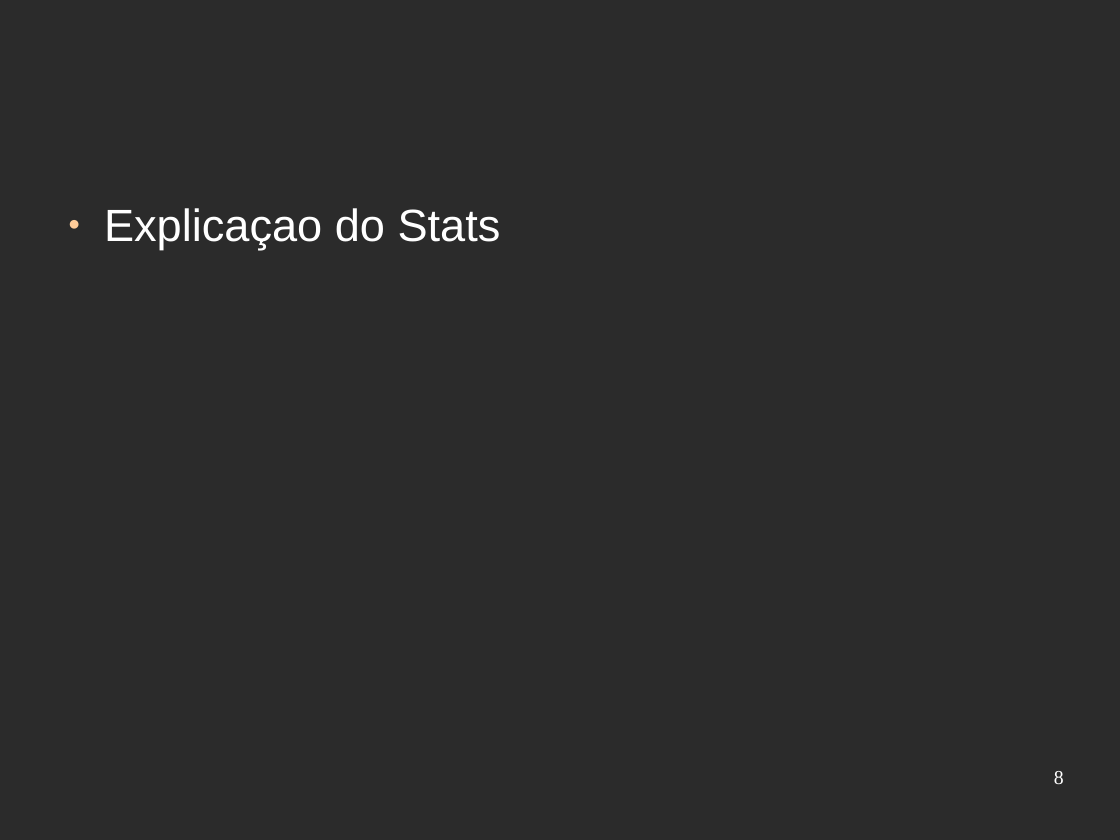
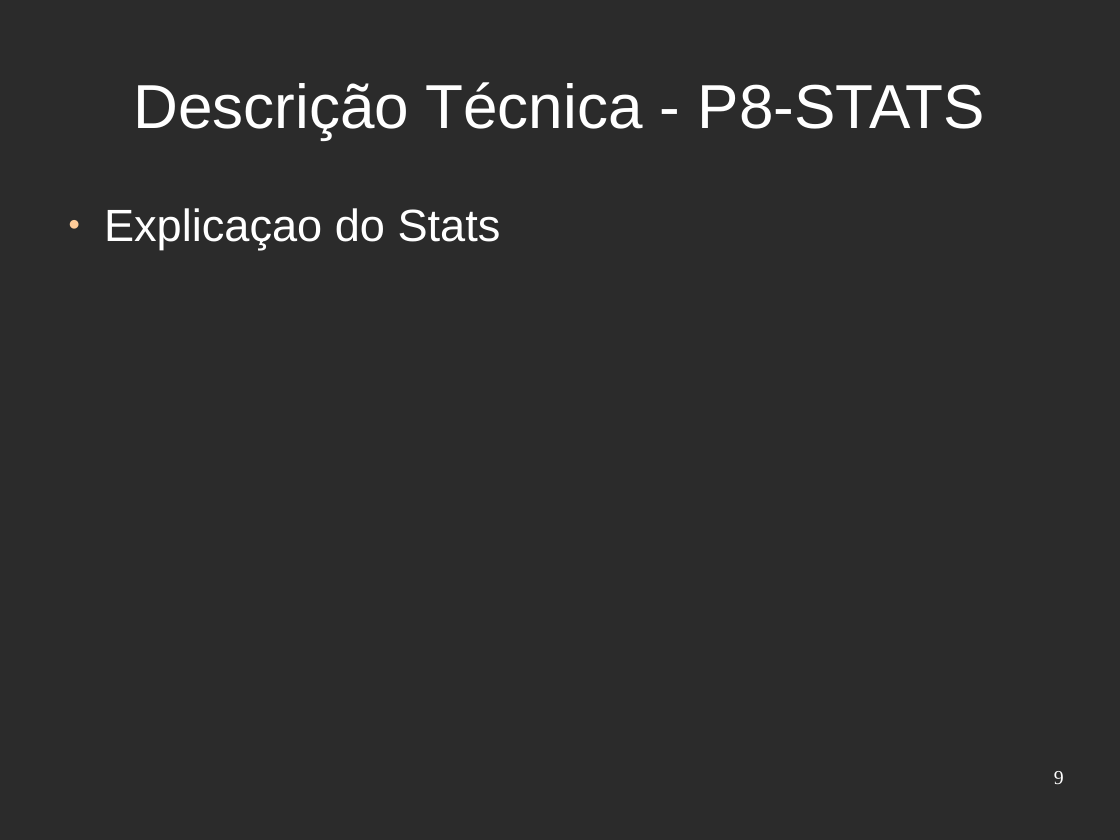
Before and after one commit to djjorjinho/mutworange_2011, a slide deck: slide 9 of documents/presentation/apresentacao_portugal.odp (slide 8 before the commit). Drawn at 1120x840 pixels with LibreOffice and Linux fonts; fonts in the diff are those of the drawing; background and template pictures are left out; a plain dark background stands for a picture behind light text. Boxes give left, top, right and bottom in pixels: in the first picture for what was removed or moved away, otherwise in the second. Text is boxed around its words. In the diff, an @@ line names an element or a change of style, - is before the commit and + after.

```diff
--- a/documents/presentation/apresentacao_portugal.odp
+++ b/documents/presentation/apresentacao_portugal.odp
@@ title added at bbox=[133, 82, 985, 139], 44 pt, text #FFFFFF @@
+Descrição Técnica - P8-STATS
@@ page number at bbox=[1054, 771, 1064, 784]: text changed @@
-8
+9
```
Also in this commit, not shown: 2 other slides changed, 3 slides added, 2 slides removed, 1 other file.
